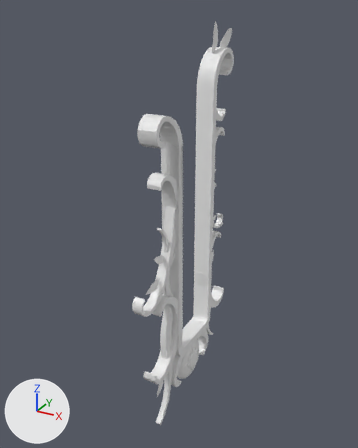
The OBJ model astro/3d_models/health_bar.obj, before and after one commit.
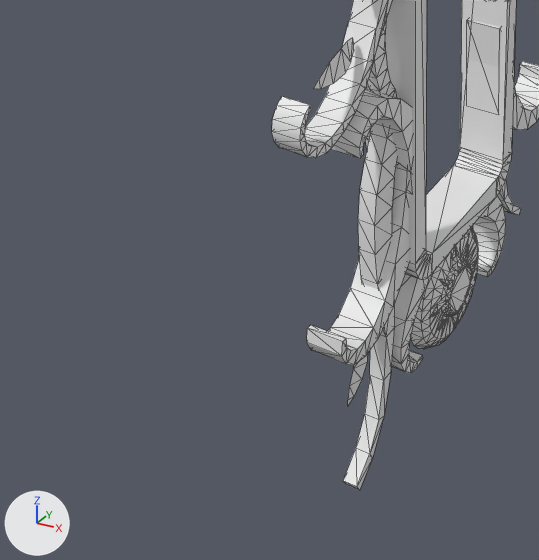
There are two pictures of each version: one whole from a 50 mm camera at (1.78, -3.41, 1.85) aimed at (-0.05, -0.09, 0.19), one close up on the part from 12% to 61% of the width and 59% to 100% of the height. Every picture has the same lights, and +X, +Y and +Z are marked at lower left. The first two pictures are the older version. The close-ups show mesh edges as thin lines. Where no turn or scale is listed for an object, it has been applied to the vertices.

In view in the first close-up: 'Health_Bar_Bird_Gate_Left_Cube.016'.
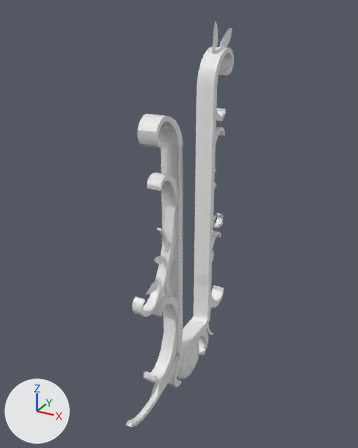
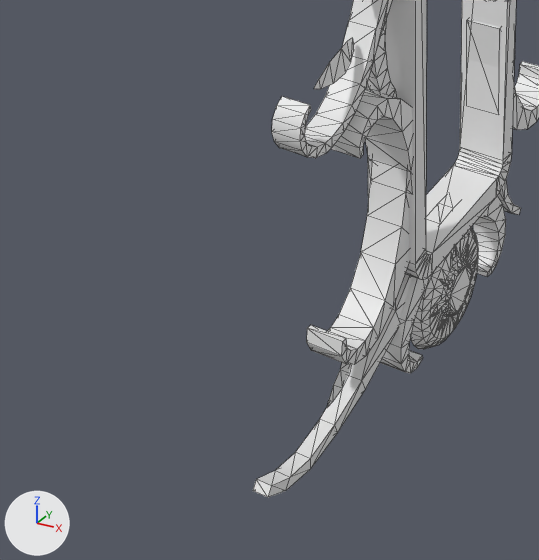
Changed parts and their boxes (x1, y1, x2, y2) in the close-ups (539 x 560 px; the box of a moved part takes in the faces that stretch with it):
'Health_Bar_Bird_Gate_Left_Cube.016', reshaped: before (272, 0, 539, 490); after (253, 0, 539, 497)
part 1 of me_health_bar_bird_gate_left_cube_016, moved or reshaped: before (348, 355, 367, 405); after (327, 363, 351, 408)
part 2 of me_health_bar_bird_gate_left_cube_016, moved or reshaped: before (343, 123, 397, 490); after (253, 274, 412, 497)

The change, as a diff of the scene's bpy script:
```diff
--- a/astro/3d_models/health_bar.obj.py
+++ b/astro/3d_models/health_bar.obj.py
@@ me_health_bar_bird_gate_left_cube_016 @@
 # used by ob_health_bar_bird_gate_left_cube_016; location = (0.0, 0.0, 0.0)
-me_health_bar_bird_gate_left_cube_016.from_pydata(...)  # 1382 vertices, 2502 faces; spans x -0.08..0.08, y -0.83..0.77, z -1.57..1.75
+me_health_bar_bird_gate_left_cube_016.from_pydata(...)  # 1382 vertices, 2502 faces; spans x -0.08..0.08, y -1.01..0.77, z -1.44..1.75
+# me_health_bar_bird_gate_left_cube_016 part 1: the loose piece of 14 vertices spanning x 0.01..0.02, y -0.59..-0.49, z -1.24..-1.06 is turned -23 degrees about the x axis through its middle and scaled by 0.86, then moved by (0.0, -0.09, 0.05)
+# me_health_bar_bird_gate_left_cube_016 part 2: 48 of 1382 vertices moved; they spanned x -0.02..0.03, y -0.58..-0.26, z -1.57..-0.39 and now span x -0.02..0.03, y -1.01..0.2, z -1.27..-0.94; mean shift (0.0, 0.04, -0.17); largest move (0.03, -0.26, -0.39) -> (0.03, 0.2, -1.04)
```
